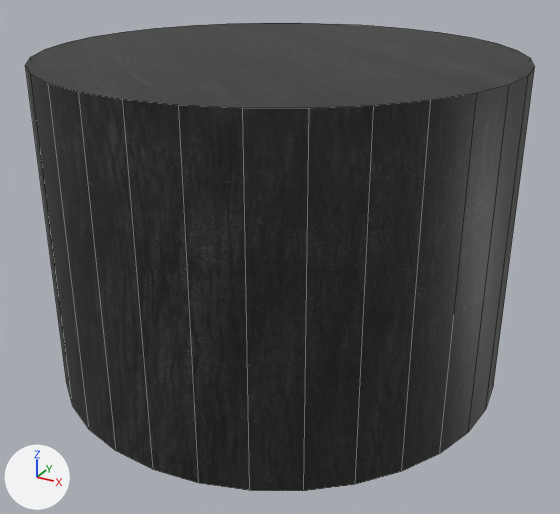
Renders of the OBJ model assets/models/pawn/pawn_b.obj from each side of a commit.
One viewpoint serves both versions: a 50 mm lens placed at (1.019, -1.853, 1.402), pointed at (0.024, -0.043, 0.497). Arrows for +X, +Y and +Z are at lower left; the lights stay in place. Mesh edges are drawn as thin lines. Where no turn or scale is listed for an object, it has been applied to the vertices.

Before the edit, the objects in view are built like this:
```python
me_pawn = bpy.data.meshes.new('pawn')
me_pawn.from_pydata(...)  # a 32-sided cylinder along z spanning x -0.65..0.65, y -0.65..0.65, z 0.153..1.068
me_pawn.materials.append(mat_material_001)  # picture img_black_wood_jpg
ob_pawn = bpy.data.objects.new('pawn', me_pawn)
ob_pawn.location = (0.0, 0.0, 0.0)
```
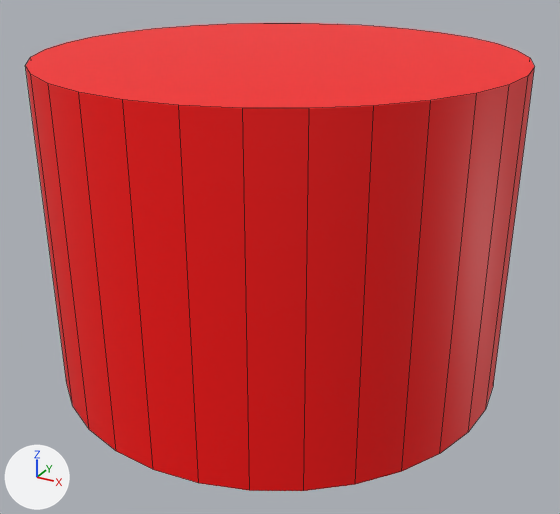
Boxes (x1, y1, x2, y2) around the edits, measured in the pictures (560 x 514 px):
```json
{"object": "pawn", "change": "recoloured", "before": [25, 23, 535, 491], "after": [25, 23, 535, 491], "on screen": "black to red"}
```

Edits to the scene script, one JSON object a line:
```json
{"op": "add", "block": "mat_black_pieces", "code": ["mat_black_pieces = principled_material('Black_Pieces')", "mat_black_pieces.base_color = (1.0, 0.0, 0.0)  # red #ff0000"]}
{"block": "me_pawn", "where": "me_pawn.from_pydata(...)  # 64 vertices, 34 faces; spans x -0.65..0.65, y -0.65..0.65, z 0.153..1.068"}
{"op": "remove", "block": "me_pawn", "code": "me_pawn.materials.append(mat_material_001)  # picture img_black_wood_jpg"}
{"op": "add", "block": "me_pawn", "code": "me_pawn.materials.append(mat_black_pieces)  # red #ff0000"}
```
